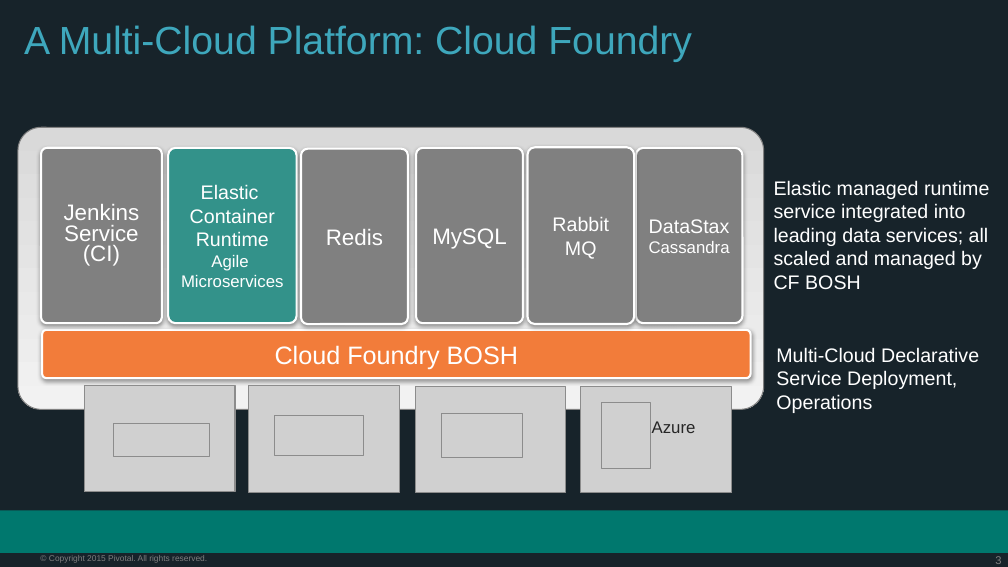
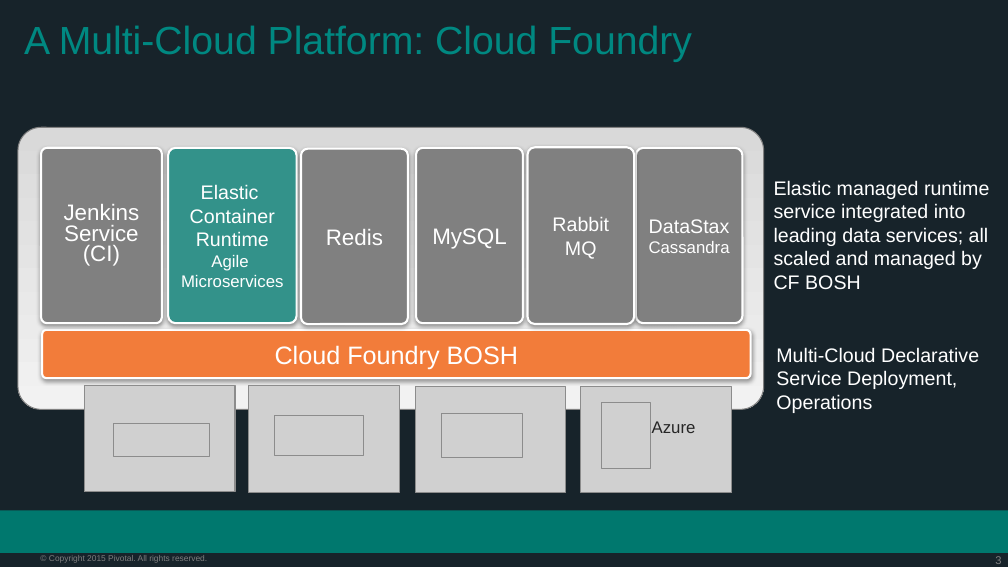
Before and after one commit to phopper-pivotal/NBCU-PCF-Workshop-101, a slide deck: slide 3 of presentations/Session_8_PCF101.pptx. Drawn at 1008x567 pixels with LibreOffice and Linux fonts; fonts in the diff are those of the drawing; grey boxes stand for pictures; background and template pictures are left out. Boxes give left, top, right and bottom in pixels: in the first picture for what was removed or moved away, otherwise in the second. Text is boxed around its words. In the diff, an @@ line names an element or a change of style, - is before the commit and + after.

```diff
--- a/presentations/Session_8_PCF101.pptx
+++ b/presentations/Session_8_PCF101.pptx
@@ title "A Multi-Cloud Platform: Cloud Foundry" at bbox=[24, 25, 692, 62]: text colour #3EA7BC to #008881 @@
```
Also in this commit, not shown: 5 other slides changed, 2 other files.
